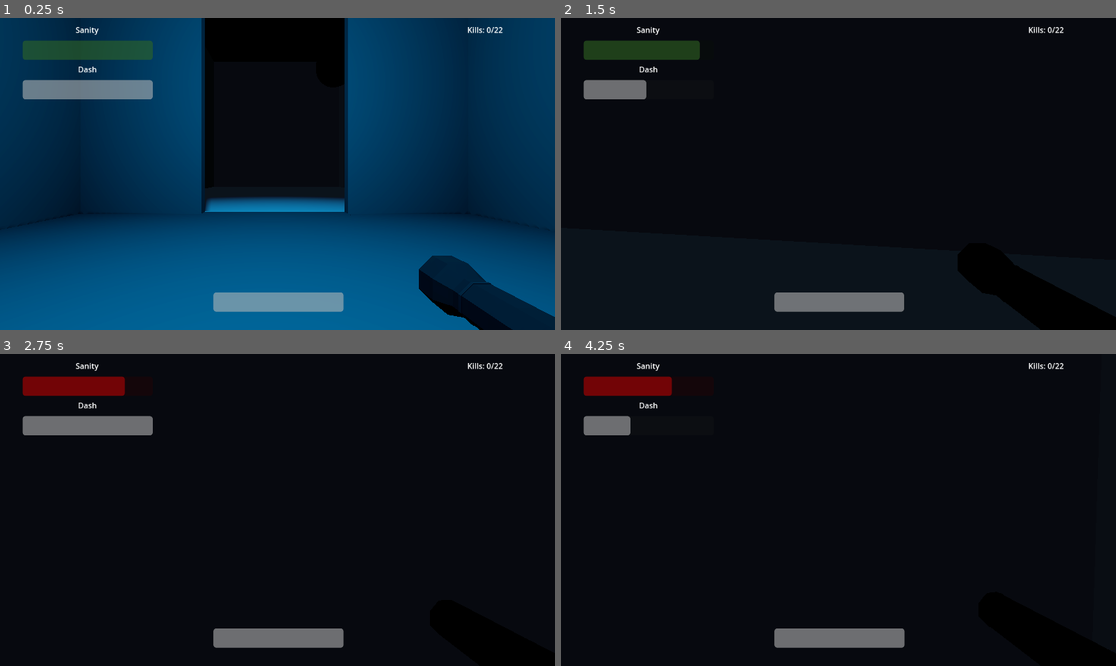
Above: before the commit, frames 1-4 (two rows, left to right).
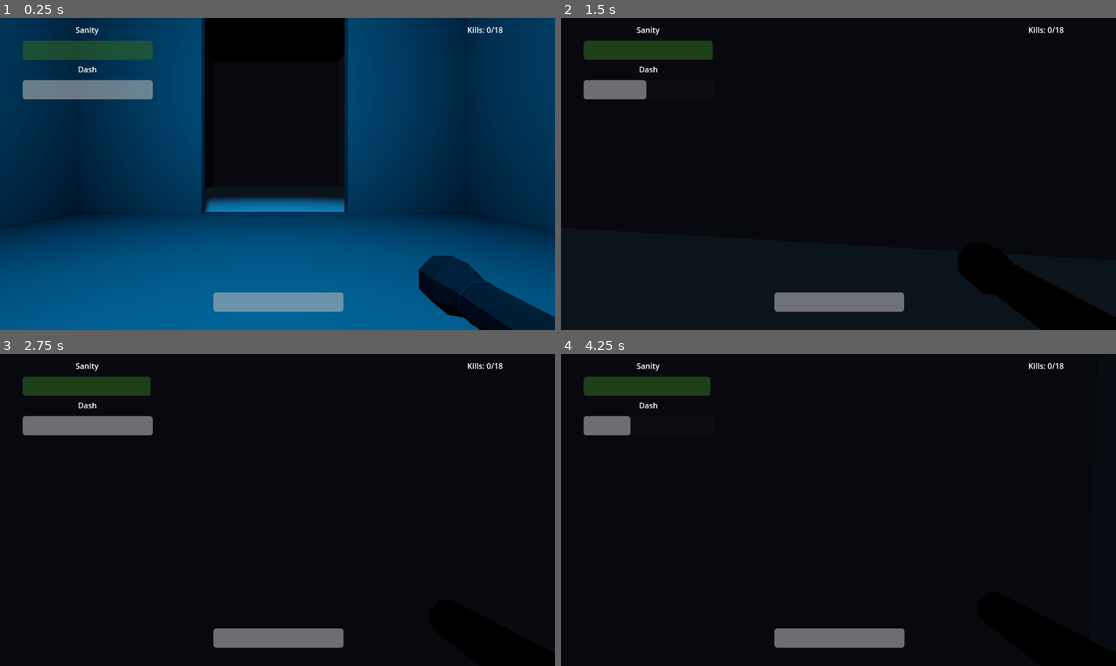
Above: after the commit, the same moments.

Repository: OmarCompiled/Stuck_NULL_BYTES
Game: Godot game, scene res://world.tscn
Same seed, same stepped clock (60 frames per second), same inputs: the game is played once before the commit and once after it.
Inputs (mouse positions are in pixels of both pictures, inside the frame that each line leads up to):
- Up to frame 1 (0.25 s): no input
- Up to frame 2 (1.5 s): tap Enter (ui_accept) at 0.5, 0.77 s; move the mouse to (866, 174) at 0.52 s; hold E (Dash) 0.53-1.28 s; hold W (MoveForward) from 0.53 s (still down); move the mouse to (810, 174) at 1.27 s; click (810, 174) at 1.35 s
- Up to frame 3 (2.75 s): keep holding W (MoveForward); tap Enter (ui_accept) at 1.52 s; move the mouse to (288, 503) at 2.02 s; hold Shift (Sprint) from 2.03 s (still down)
- Up to frame 4 (4.25 s): keep holding W (MoveForward); move the mouse to (832, 516) at 2.77 s; release Shift (Sprint) at 2.78 s; tap N at 2.85 s; tap Enter (ui_accept) at 3.02, 3.5, 3.77 s; move the mouse to (877, 513) at 3.52 s; hold E (Dash) from 3.53 s (still down)

The runs differ from the first frame. In frame 1, less than 0.1% of the frame differs, in the area x 80-91%, y 2-87%; in frame 2, 0.2%; in frame 3, 1.4%, in the area x 4-91%, y 2-14%; in frame 4, 1.4%.

Commit message:
feat: restart game on end

Diff:
--- a/godot/game_manager.gd
+++ b/godot/game_manager.gd
@@ -3,6 +3,11 @@
 var enemies_killed: int = 0
 var total_enemies: int = 0
 
+func reset():
+	enemies_killed = 0
+	total_enemies = 0
+
 func end_game():
-	get_tree().paused = true
-	get_tree().quit()
+	await get_tree().physics_frame
+	reset()
+	get_tree().change_scene_to_file("res://world.tscn")
--- a/godot/player.gd
+++ b/godot/player.gd
@@ -145,7 +145,7 @@
 			#body.apply_knockback(-collision.get_normal() * knockback_force)
 
 func die():
-	get_tree().quit()
+	GameManager.end_game()
 
 func _on_hitbox_area_entered(area: Area3D) -> void:
 	if area.name == "Hitbox":
--- /dev/null
+++ b/godot/prototype_level_generator.tscn
@@ -0,0 +1,18 @@
+[gd_scene load_steps=8 format=3 uid="uid://dd2sht8icfr86"]
+
+[ext_resource type="Script" uid="uid://dscn6gir8k4fy" path="res://addons/SimpleDungeons/DungeonGenerator3D.gd" id="1_0m81q"]
+[ext_resource type="PackedScene" uid="uid://cosd0okx85u28" path="res://prefabs/big_room.tscn" id="2_h7uww"]
+[ext_resource type="PackedScene" uid="uid://dfykysdqk34bh" path="res://prefabs/chest_room.tscn" id="3_p364u"]
+[ext_resource type="PackedScene" uid="uid://bkfmmoy8akomw" path="res://prefabs/entrance_room.tscn" id="4_leyr2"]
+[ext_resource type="PackedScene" uid="uid://d3dglyqlcv3ns" path="res://prefabs/item_room.tscn" id="5_waf00"]
+[ext_resource type="PackedScene" uid="uid://cm2xm3asvprnh" path="res://prefabs/stair_room.tscn" id="6_k38dv"]
+[ext_resource type="PackedScene" uid="uid://mo4d62qc6mn6" path="res://prefabs/corridor.tscn" id="7_amu1j"]
+
+[node name="PrototypeLevelGenerator" type="Node3D"]
+script = ExtResource("1_0m81q")
+room_scenes = Array[PackedScene]([ExtResource("2_h7uww"), ExtResource("3_p364u"), ExtResource("4_leyr2"), ExtResource("5_waf00"), ExtResource("6_k38dv")])
+corridor_room_scene = ExtResource("7_amu1j")
+dungeon_size = Vector3i(20, 3, 20)
+generate_on_ready = false
+max_retries = 5
+metadata/_custom_type_script = "uid://dscn6gir8k4fy"
--- /dev/null
+++ b/godot/world.gd
@@ -0,0 +1,8 @@
+extends Node
+
+@export var generator_scene: PackedScene
+
+func _ready() -> void:
+	var generator = generator_scene.instantiate()
+	add_child(generator)
+	generator.generate.call_deferred()
--- a/godot/world.tscn
+++ b/godot/world.tscn
@@ -1,12 +1,7 @@
-[gd_scene load_steps=11 format=3 uid="uid://caslnr2cd6agv"]
+[gd_scene load_steps=6 format=3 uid="uid://caslnr2cd6agv"]
 
-[ext_resource type="Script" uid="uid://dscn6gir8k4fy" path="res://addons/SimpleDungeons/DungeonGenerator3D.gd" id="3_gbfbk"]
-[ext_resource type="PackedScene" uid="uid://bkfmmoy8akomw" path="res://prefabs/entrance_room.tscn" id="4_ioo17"]
-[ext_resource type="PackedScene" uid="uid://cm2xm3asvprnh" path="res://prefabs/stair_room.tscn" id="5_wse8f"]
-[ext_resource type="PackedScene" uid="uid://cosd0okx85u28" path="res://prefabs/big_room.tscn" id="6_ic0uy"]
-[ext_resource type="PackedScene" uid="uid://dfykysdqk34bh" path="res://prefabs/chest_room.tscn" id="6_ioo17"]
-[ext_resource type="PackedScene" uid="uid://mo4d62qc6mn6" path="res://prefabs/corridor.tscn" id="7_k3n1d"]
-[ext_resource type="PackedScene" uid="uid://d3dglyqlcv3ns" path="res://prefabs/item_room.tscn" id="7_wse8f"]
+[ext_resource type="Script" uid="uid://deiluidkv07ux" path="res://world.gd" id="1_f3sb7"]
+[ext_resource type="PackedScene" uid="uid://dd2sht8icfr86" path="res://prototype_level_generator.tscn" id="2_fj7yv"]
 
 [sub_resource type="ProceduralSkyMaterial" id="ProceduralSkyMaterial_fj7yv"]
 sky_horizon_color = Color(0.662243, 0.671743, 0.686743, 1)
@@ -23,15 +18,8 @@
 glow_enabled = true
 
 [node name="World" type="Node"]
+script = ExtResource("1_f3sb7")
+generator_scene = ExtResource("2_fj7yv")
 
 [node name="WorldEnvironment" type="WorldEnvironment" parent="."]
 environment = SubResource("Environment_aqk2v")
-
-[node name="DungeonGenerator3D" type="Node3D" parent="."]
-transform = Transform3D(1, 0, 0, 0, 1, 0, 0, 0, 1, 110, 74.01, 9)
-script = ExtResource("3_gbfbk")
-room_scenes = Array[PackedScene]([ExtResource("6_ic0uy"), ExtResource("6_ioo17"), ExtResource("4_ioo17"), ExtResource("7_wse8f"), ExtResource("5_wse8f")])
-corridor_room_scene = ExtResource("7_k3n1d")
-dungeon_size = Vector3i(20, 3, 20)
-max_retries = 5
-metadata/_custom_type_script = "uid://dscn6gir8k4fy"
Not shown, added: godot/world.gd.uid
